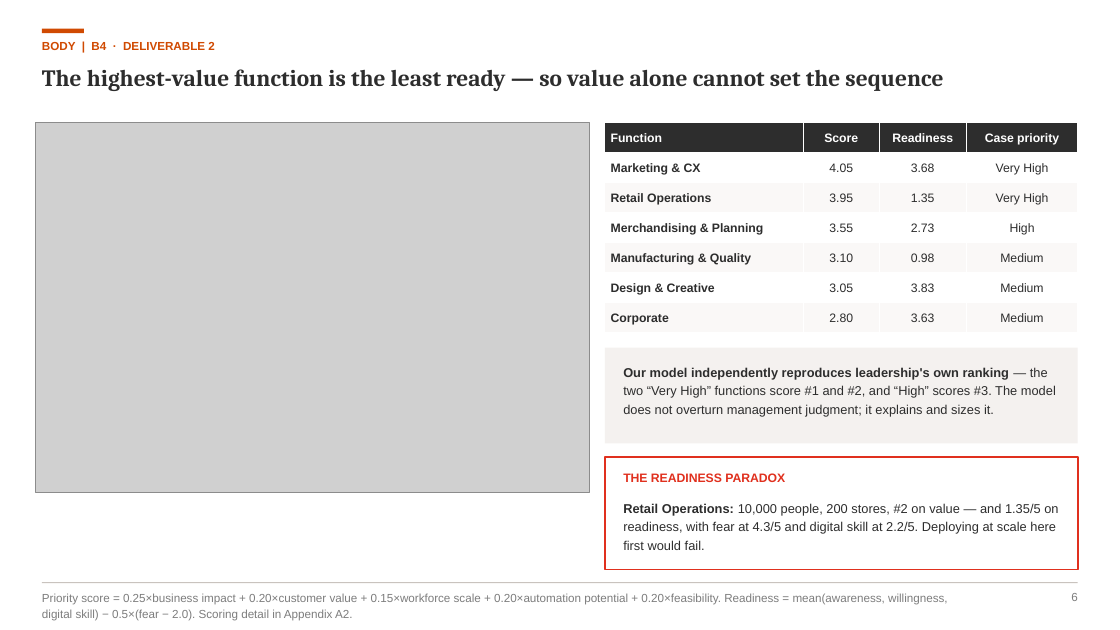
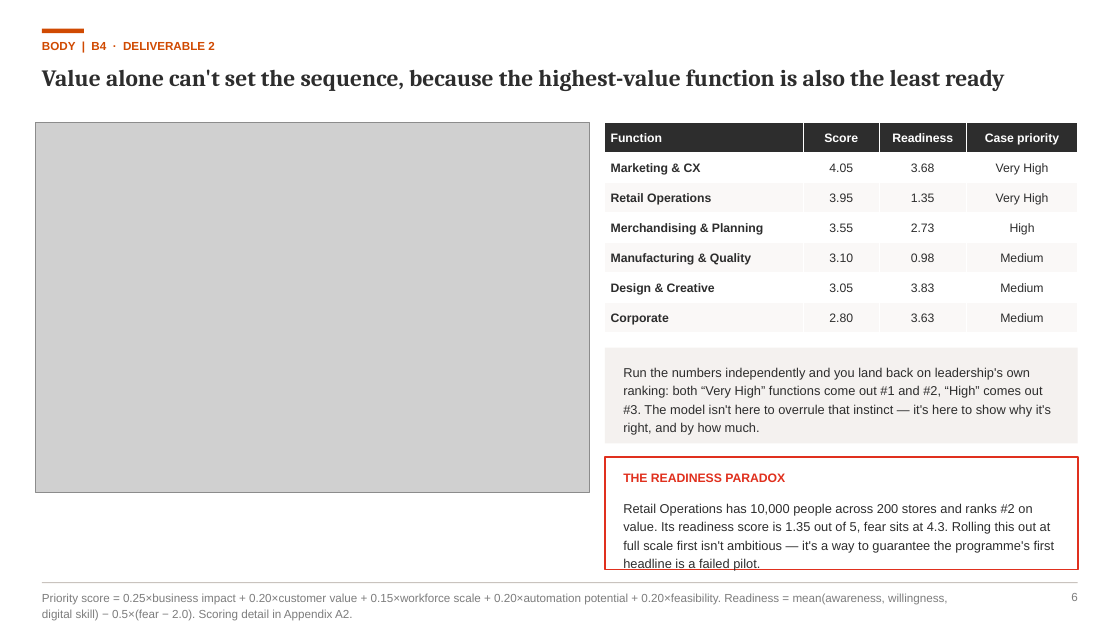
Before and after one commit to Annie2026PGP/CaseComp, a slide deck: slide 7 of cases/2026-08-pwc-challenge-8-styleverse/deck/PwC_Challenge8_StyleVerse_RanjanaMainani.pptx. Drawn at 1120x630 pixels with LibreOffice and Linux fonts; fonts in the diff are those of the drawing; grey boxes stand for pictures. Boxes give left, top, right and bottom in pixels: in the first picture for what was removed or moved away, otherwise in the second. Text is boxed around its words. In the diff, an @@ line names an element or a change of style, - is before the commit and + after.

```diff
--- a/cases/2026-08-pwc-challenge-8-styleverse/deck/PwC_Challenge8_StyleVerse_RanjanaMainani.pptx
+++ b/cases/2026-08-pwc-challenge-8-styleverse/deck/PwC_Challenge8_StyleVerse_RanjanaMainani.pptx
@@ text at bbox=[42, 69, 1004, 91]: text changed @@
-The highest-value function is the least ready — so value alone cannot set the sequence
+Value alone can't set the sequence, because the highest-value function is also the least ready
@@ text at bbox=[623, 367, 1051, 435]: text changed @@
-Our model independently reproduces leadership's own ranking — the two “Very High” functions score #1 and #2, and “High” scores #3. The model does not overturn management judgment; it explains and sizes it.
+Run the numbers independently and you land back on leadership's own ranking: both “Very High” functions come out #1 and #2, “High” comes out #3. The model isn't here to overrule that instinct — it's here to show why it's right, and by how much.
@@ text at bbox=[623, 503, 1055, 571]: text changed @@
-Retail Operations: 10,000 people, 200 stores, #2 on value — and 1.35/5 on readiness, with fear at 4.3/5 and digital skill at 2.2/5. Deploying at scale here first would fail.
+Retail Operations has 10,000 people across 200 stores and ranks #2 on value. Its readiness score is 1.35 out of 5, fear sits at 4.3. Rolling this out at full scale first isn't ambitious — it's a way to guarantee the programme's first headline is a failed pilot.
```
Also in this commit, not shown: 13 other slides changed, 2 other files.
